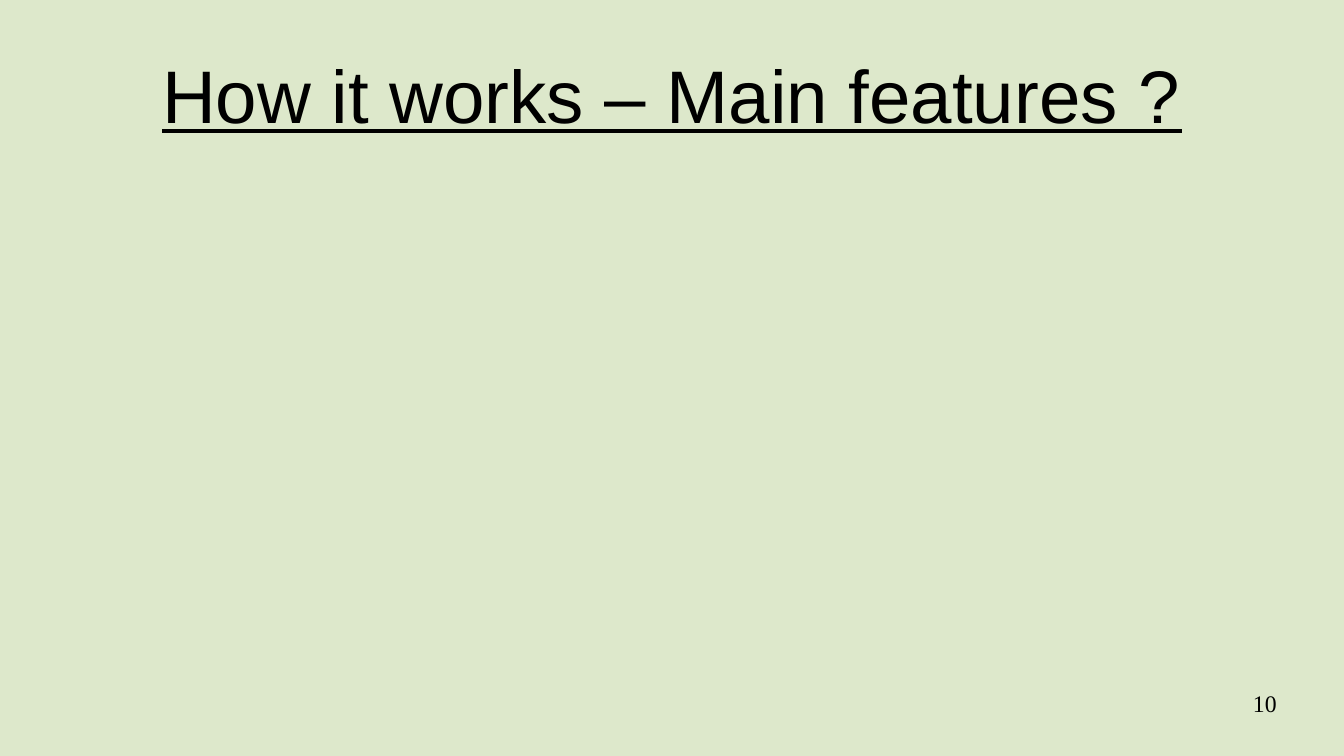
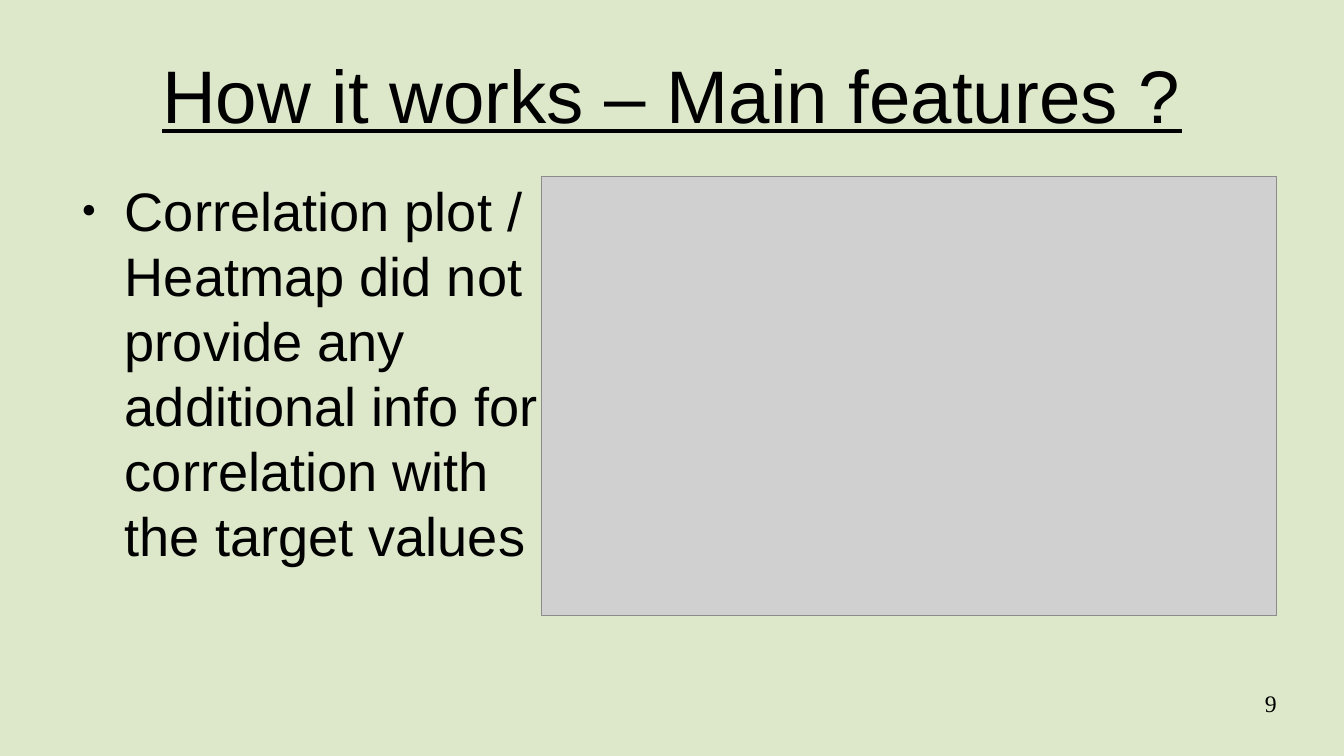
Before and after one commit to YvesL-Web/Air_Polution_Analysis, a slide deck: slide 9 of presentation/241127_00-first_plain_draft.odp (slide 10 before the commit). Drawn at 1344x756 pixels with LibreOffice and Linux fonts; fonts in the diff are those of the drawing; grey boxes stand for pictures. Boxes give left, top, right and bottom in pixels: in the first picture for what was removed or moved away, otherwise in the second. Text is boxed around its words. In the diff, an @@ line names an element or a change of style, - is before the commit and + after.

```diff
--- a/presentation/241127_00-first_plain_draft.odp
+++ b/presentation/241127_00-first_plain_draft.odp
@@ picture added at [542, 177, 1277, 616] @@
@@ text added at [125, 191, 537, 565], 32 pt, text #000000 @@
+● Correlation plot /
+  Heatmap did not
+  provide any
+  additional info for
+  correlation with
+  the target values
@@ page number at [1265, 696, 1277, 713]: text changed @@
-10
+9
```
Also in this commit, not shown: 2 other slides changed, 2 slides added, 1 slide removed, 2 other files.
